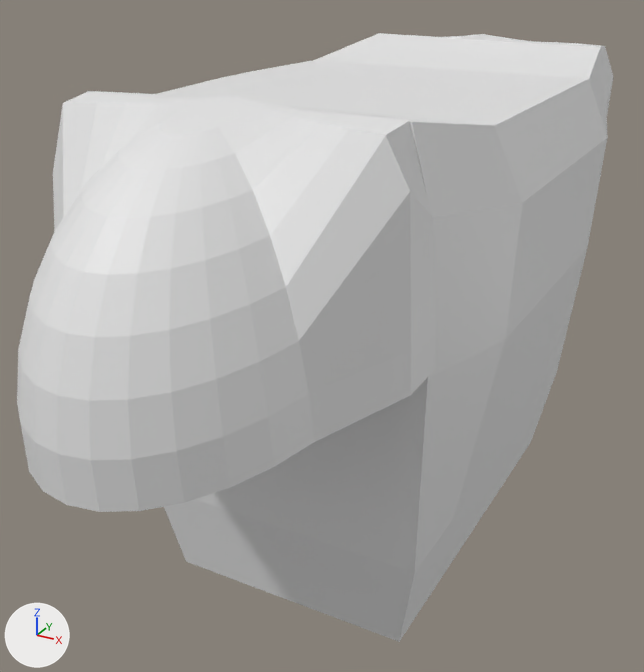
The FBX model Assets/3D Models/armor.fbx as it was, and as the next commit left it.
One viewpoint serves both versions: a camera (50 mm lens) standing at (1.9, -4.15, 1.54) and looking at (-0.26, -0.21, -0.42). The axes (+X, +Y, +Z) are drawn at lower left. The lights are the same throughout. Where no turn or scale is listed for an object, it has been applied to the vertices.

The scene before the commit, as lines of its bpy script (objects in view):
```python
mat_material = principled_material('Material')
mat_material.base_color = (0.8, 0.8, 0.8)  # white #e7e7e7
me_cube = bpy.data.meshes.new('Cube')
me_cube.from_pydata(...)  # 334 vertices, 318 faces; spans x -0.97..0.94, y -2.41..2.46, z -1.5..1.04
me_cube.materials.append(mat_material)  # white #e7e7e7
ob_cube = bpy.data.objects.new('Cube', me_cube)
ob_cube.location = (0.0, 0.0, 0.0)
```
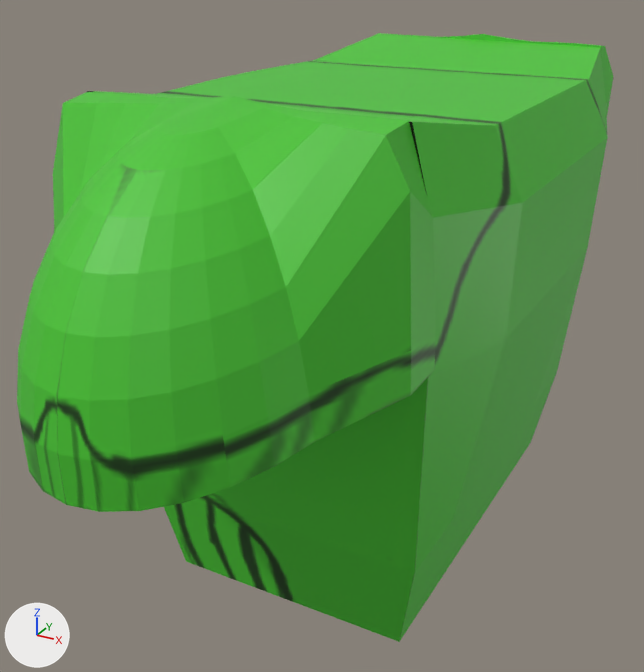
Location of each change, (x1, y1, x2, y2) in pixels of the pictures (644 x 672 px):
'Cube', surface changed (white to green): (17, 33, 613, 642) in both

The change, as a diff of the scene's bpy script:
```diff
--- a/Assets/3D Models/armor.fbx.py
+++ b/Assets/3D Models/armor.fbx.py
@@ img_armor_ref_whole_png @@
+img_armor_ref_whole_png = load_image('Armor_Ref_Whole.png', 'Materials/Armor_Ref_Whole.png', 2550, 3300, 'sRGB')
@@ mat_material @@
 mat_material = principled_material('Material')
-mat_material.base_color = (0.8, 0.8, 0.8)  # white #e7e7e7
+mat_material.texture = img_armor_ref_whole_png
@@ me_cube @@
 me_cube.from_pydata(...)  # 334 vertices, 318 faces; spans x -0.97..0.94, y -2.41..2.46, z -1.5..1.04
 # used by ob_cube; location = (0.0, 0.0, 0.0)
+# me_cube part 1: texture (UV) coordinates of 318 of 318 faces, centred in x -0.96..0.92, y -2.4..2.45, z -1.5..1.03, changed; they spanned u 0.12..1.0, v 0.0..1.0 and now span u 0.01..0.85, v 0.17..0.81
 me_cube.materials.append(mat_material)
```
